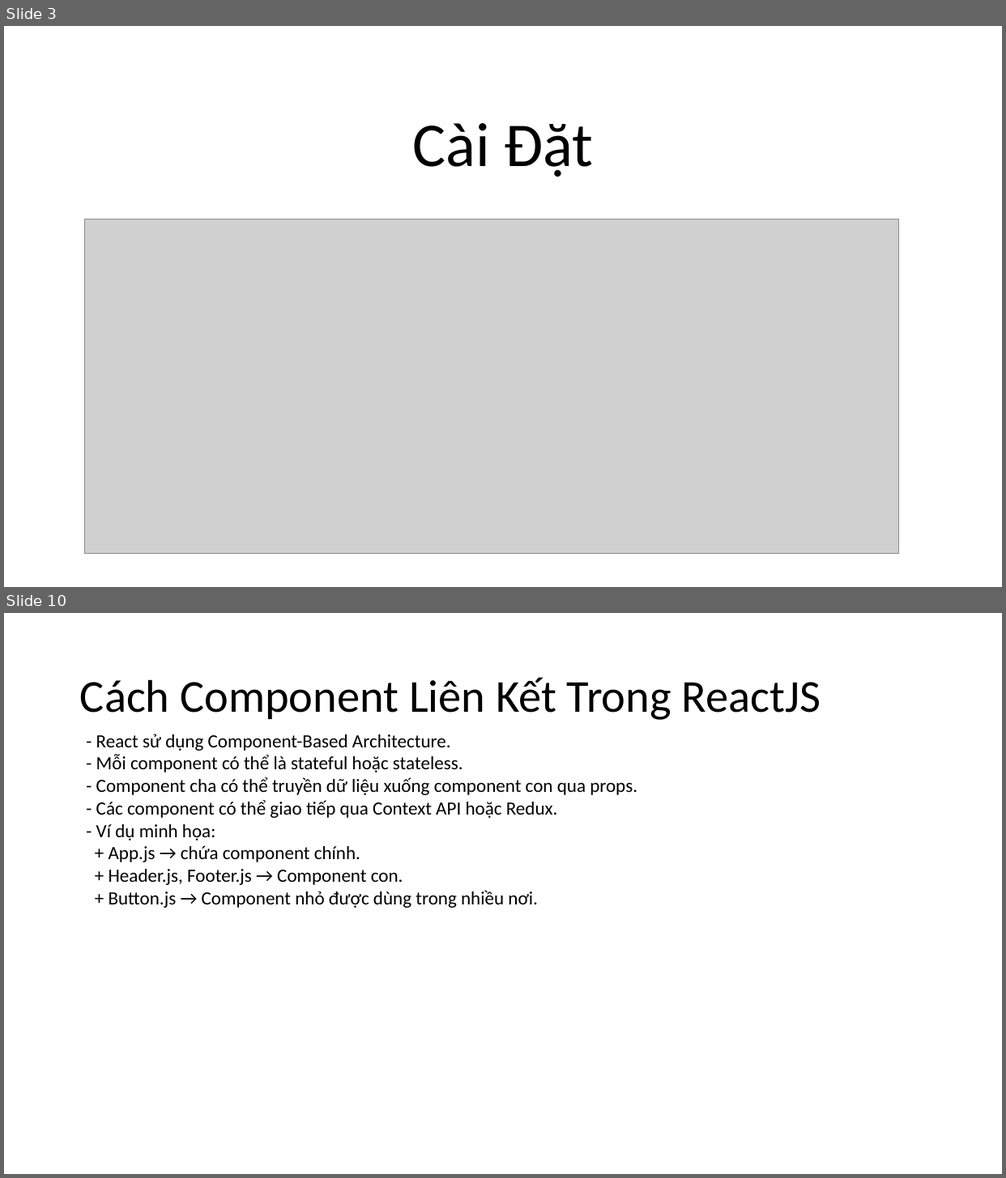
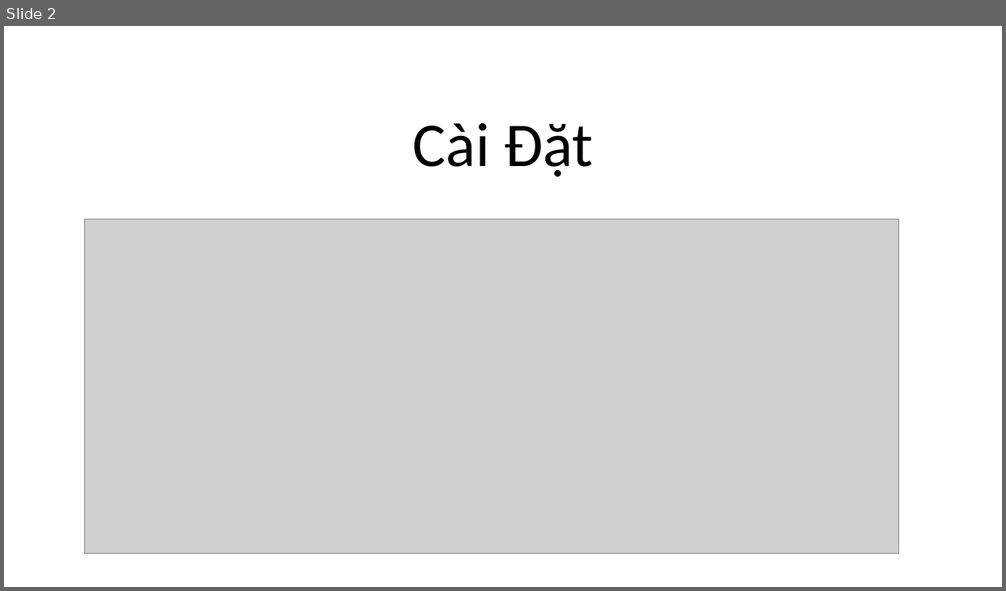
Before and after one commit to petertranhoanglinh/myoffice_demo, a slide deck: dos/React.pptx. Shown one above the other, each under a label of ours: slides 3 and 10 before the commit, slide 2 after it; the slides between them are not shown. The pictures are 1006x1178 and 1006x591 pixels, drawn with LibreOffice and Linux fonts; fonts in the diff are those of the drawing; grey boxes stand for pictures. Boxes give left, top, right and bottom in pixels: in the first picture for what was removed or moved away, otherwise in the second. Text is boxed around its words. In the diff, an @@ line names an element or a change of style, - is before the commit and + after.

```diff
--- a/dos/React.pptx
+++ b/dos/React.pptx
@@ slide 10 removed at (4, 613, 1002, 1174), background #FFFFFF @@
@@ title removed at (80, 677, 820, 720) @@
-Cách Component Liên Kết Trong ReactJS
@@ text removed at (96, 734, 637, 908) @@
-- React sử dụng Component-Based Architecture.
-- Mỗi component có thể là stateful hoặc stateless.
-- Component cha có thể truyền dữ liệu xuống component con qua props.
-- Các component có thể giao tiếp qua Context API hoặc Redux.
-- Ví dụ minh họa:
-+ App.js → chứa component chính.
-+ Header.js, Footer.js → Component con.
-+ Button.js → Component nhỏ được dùng trong nhiều nơi.
@@ what was slide 3 is now slide 2 @@
```
Also in this commit, not shown: 1 slide changed, 8 slides added, 13 other slides removed, 5 other files.
